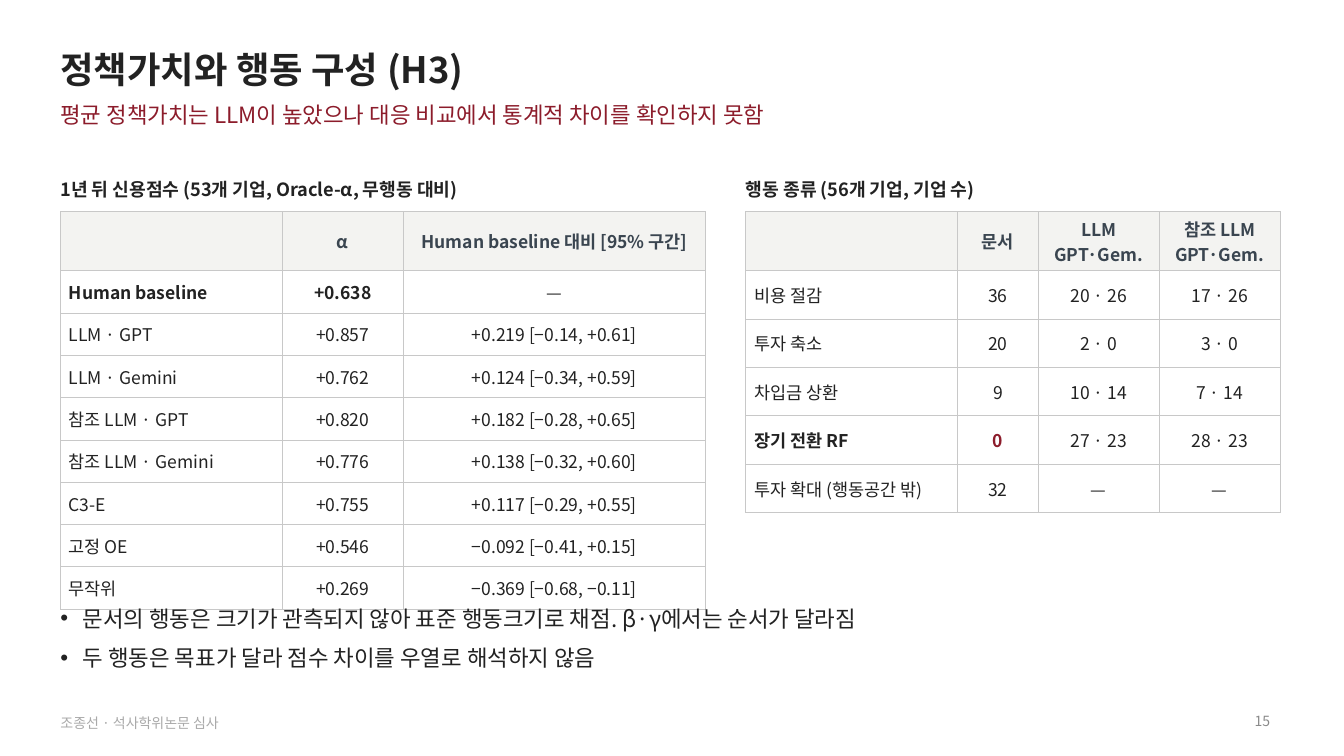
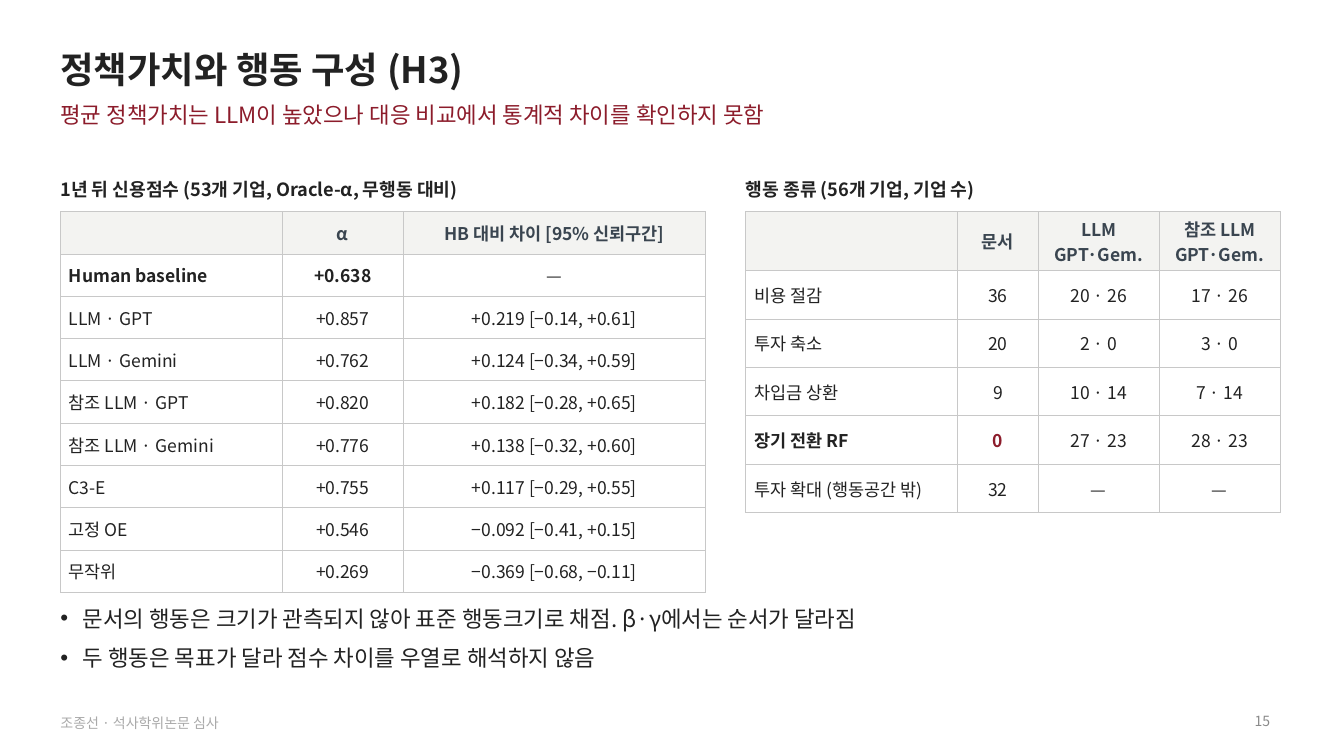
Before and after one commit to CallMeDemian/thesis-reproduction-kit-v43, a slide deck: slide 15 of human_baseline_final_20261019/02_학위논문_및_발표/학위논문_심사발표_조종선_개정.pptx. Drawn at 1344x756 pixels with LibreOffice and Linux fonts; fonts in the diff are those of the drawing. Boxes give left, top, right and bottom in pixels: in the first picture for what was removed or moved away, otherwise in the second. Text is boxed around its words. In the diff, an @@ line names an element or a change of style, - is before the commit and + after.

```diff
--- a/human_baseline_final_20261019/02_학위논문_및_발표/학위논문_심사발표_조종선_개정.pptx
+++ b/human_baseline_final_20261019/02_학위논문_및_발표/학위논문_심사발표_조종선_개정.pptx
@@ table at [60, 212, 706, 585] @@
-row 1, column 3: Human baseline 대비 [95% 구간]
+row 1, column 3: HB 대비 차이 [95% 신뢰구간]
```
Also in this commit, not shown: 3 other slides changed, 10 other files.
